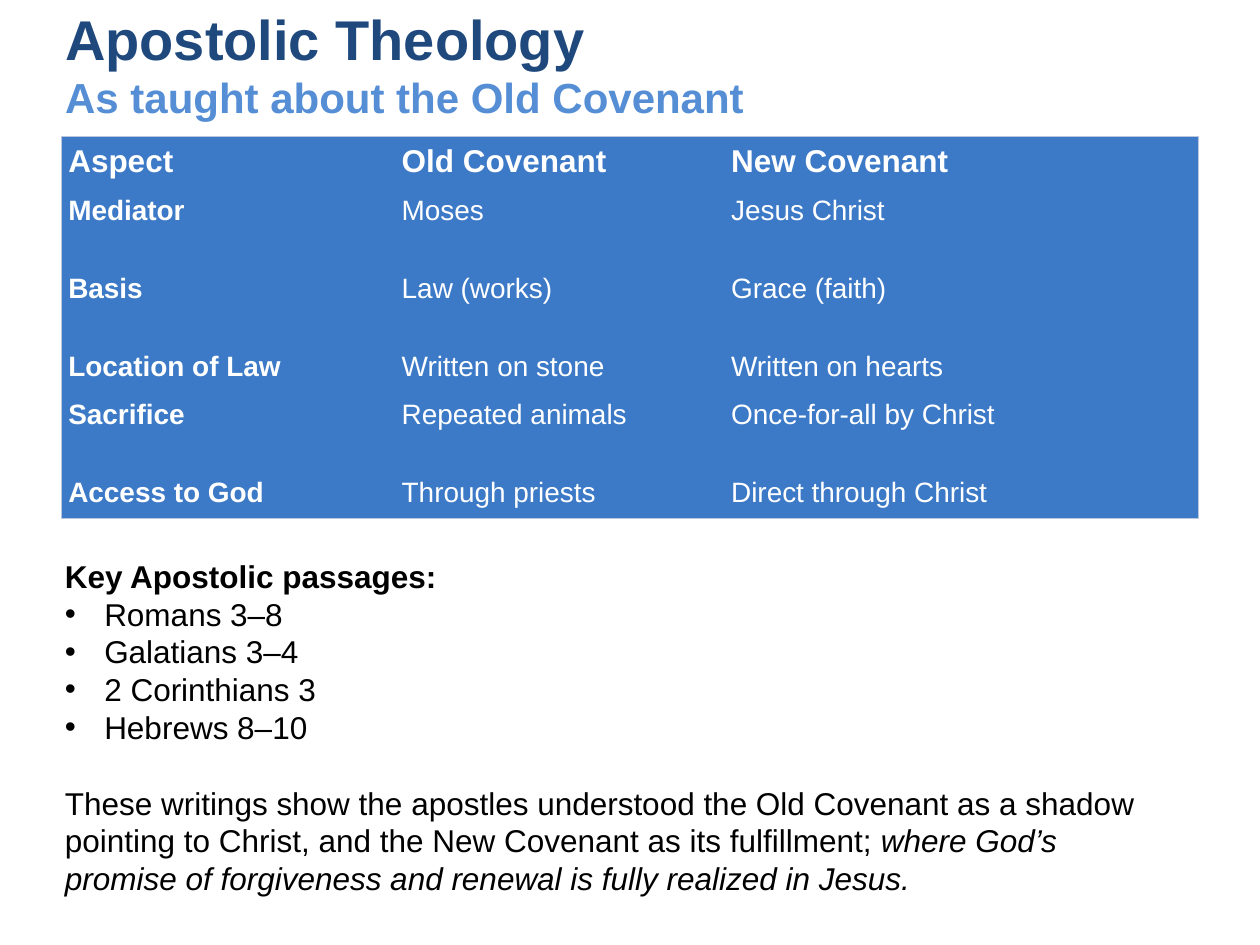
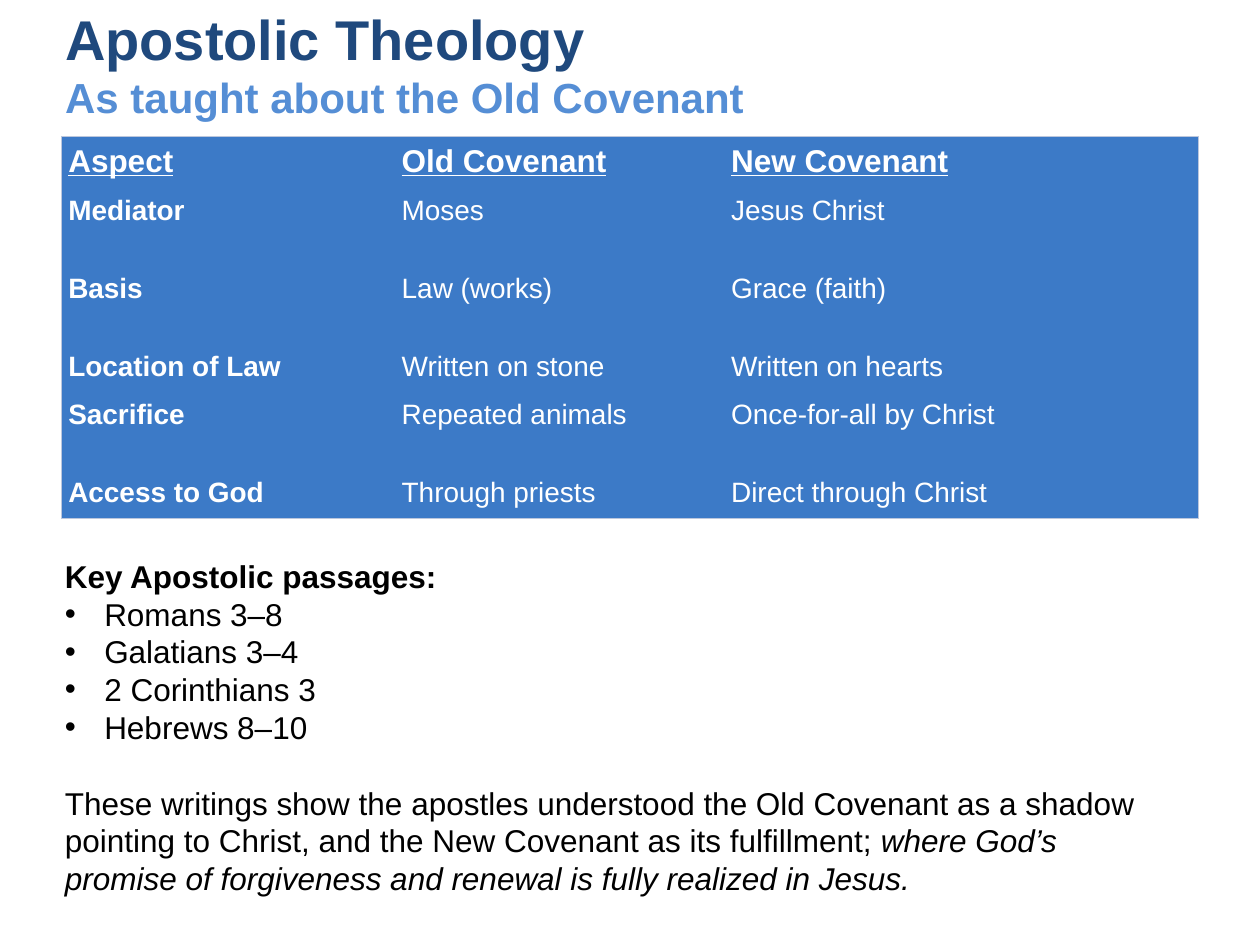
Before and after one commit to UsefulEngines/EvangelismPublic, a slide deck: slide 2 of 2025-Q4/Promises5/2025-11-02-Promises5.pptx. Drawn at 1260x945 pixels with LibreOffice and Linux fonts; fonts in the diff are those of the drawing. Boxes give left, top, right and bottom in pixels: in the first picture for what was removed or moved away, otherwise in the second. Text is boxed around its words. In the diff, an @@ line names an element or a change of style, - is before the commit and + after.

```diff
--- a/2025-Q4/Promises5/2025-11-02-Promises5.pptx
+++ b/2025-Q4/Promises5/2025-11-02-Promises5.pptx
@@ table at (62, 136, 1200, 518) @@
@@ underline on in "Aspect", "Old Covenant", "New Covenant" @@
```
Also in this commit, not shown: 9 other slides changed, 1 other file.
